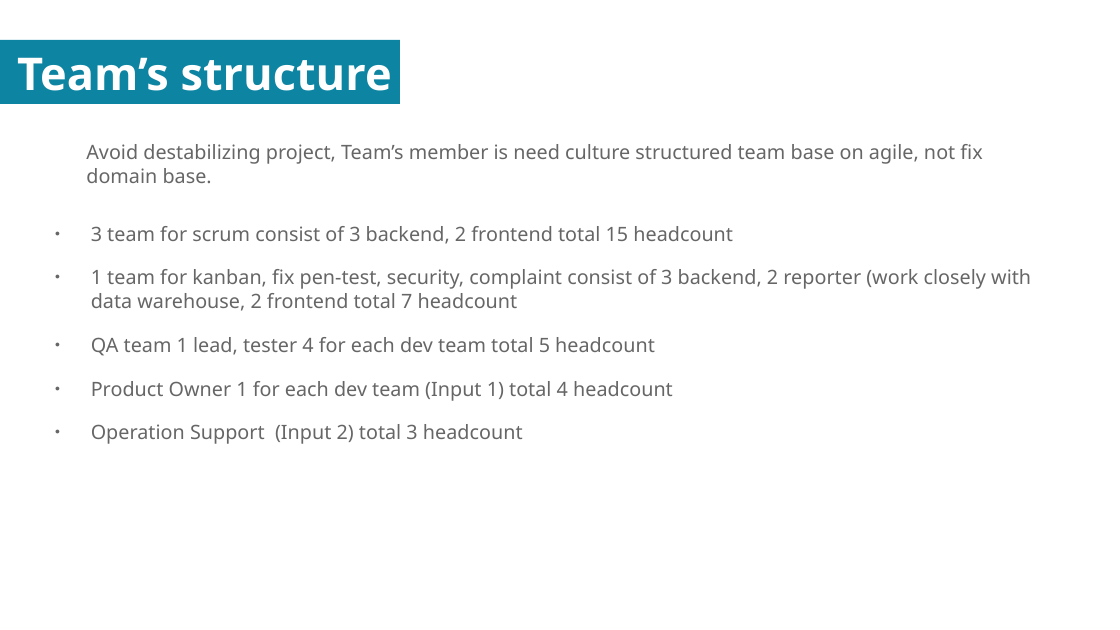
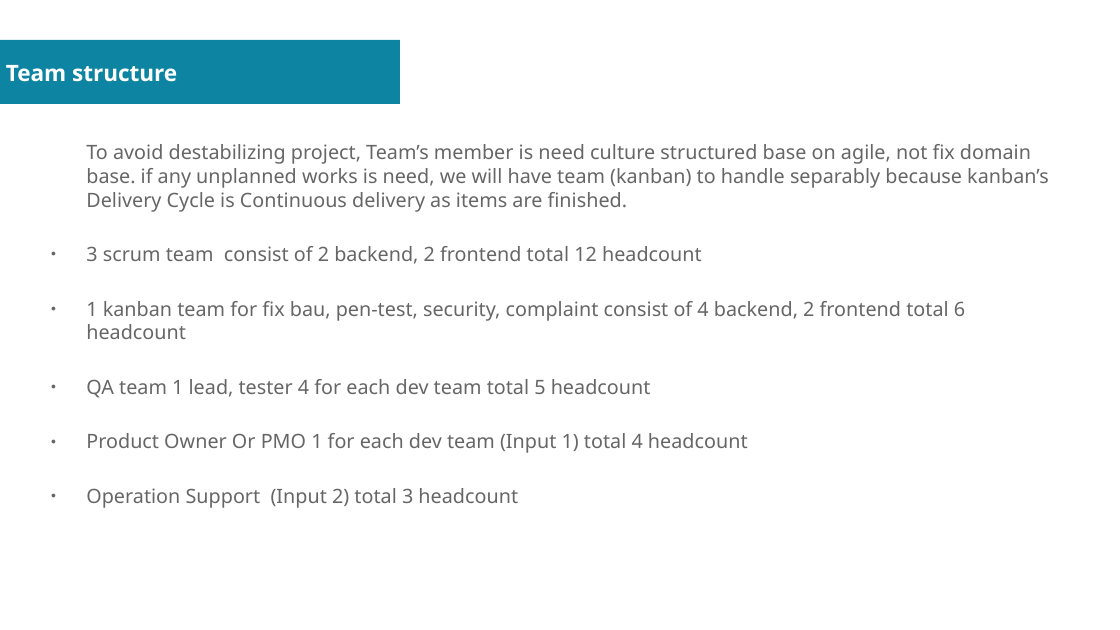
Before and after one commit to sovannotychea/ori-test, a slide deck: slide 2 of docs/01.odp. Drawn at 1120x630 pixels with LibreOffice and Linux fonts; fonts in the diff are those of the drawing. Boxes give left, top, right and bottom in pixels: in the first picture for what was removed or moved away, otherwise in the second. Text is boxed around its words. In the diff, an @@ line names an element or a change of style, - is before the commit and + after.

```diff
--- a/docs/01.odp
+++ b/docs/01.odp
@@ title "Team structure" at (x1=6, y1=65, x2=177, y2=82): vertical alignment middle to top @@
@@ title at (x1=6, y1=65, x2=177, y2=82): text changed; size 32 to 16 pt @@
-Team’s structure
+Team structure
@@ text at (x1=86, y1=144, x2=1049, y2=339): text changed @@
-Avoid destabilizing project, Team’s member is need culture structured team base on agile, not fix domain base.
-● 3 team for scrum consist of 3 backend, 2 frontend total 15 headcount
-● 1 team for kanban, fix pen-test, security, complaint consist of 3 backend, 2 reporter (work closely with data warehouse, 2 frontend total 7 headcount
+To avoid destabilizing project, Team’s member is need culture structured base on agile, not fix domain base. if any unplanned works is need, we will have team (kanban) to handle separably because kanban’s Delivery Cycle is Continuous delivery as items are finished.
+● 3 scrum team consist of 2 backend, 2 frontend total 12 headcount
+● 1 kanban team for fix bau, pen-test, security, complaint consist of 4 backend, 2 frontend total 6 headcount
@@ text at (x1=86, y1=379, x2=651, y2=398): indent changed; more space between paragraphs @@
@@ text at (x1=86, y1=433, x2=748, y2=453): text changed @@
-● Product Owner 1 for each dev team (Input 1) total 4 headcount
+● Product Owner Or PMO 1 for each dev team (Input 1) total 4 headcount
```
Also in this commit, not shown: 5 other slides changed, 1 slide added, 1 slide removed, 3 other files.
